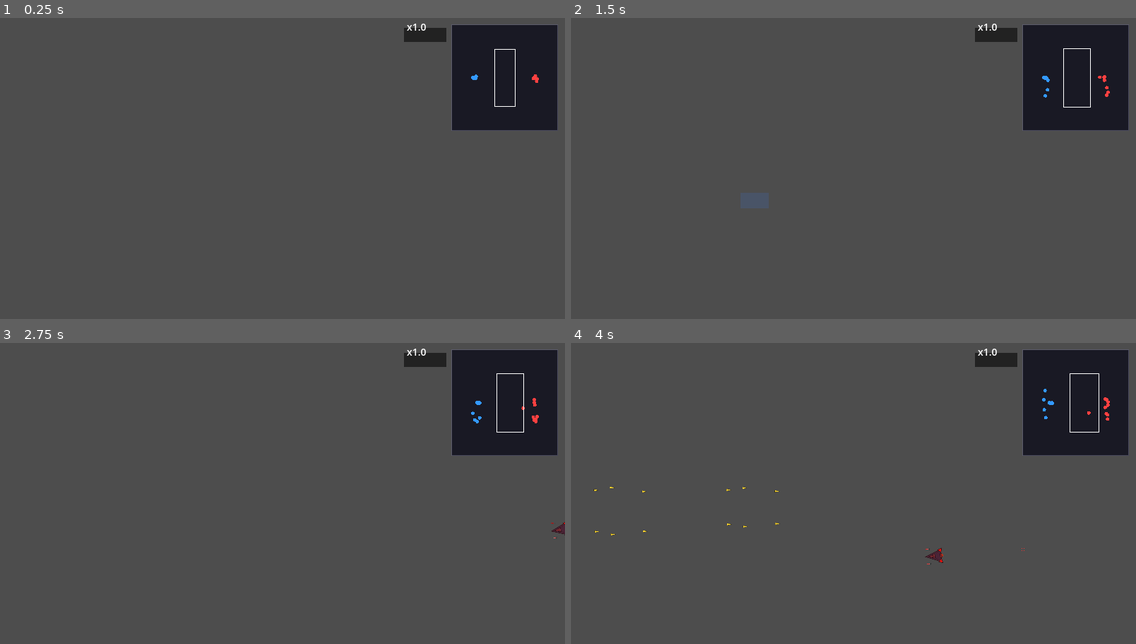
Above: before the commit, frames 1-4 (two rows, left to right).
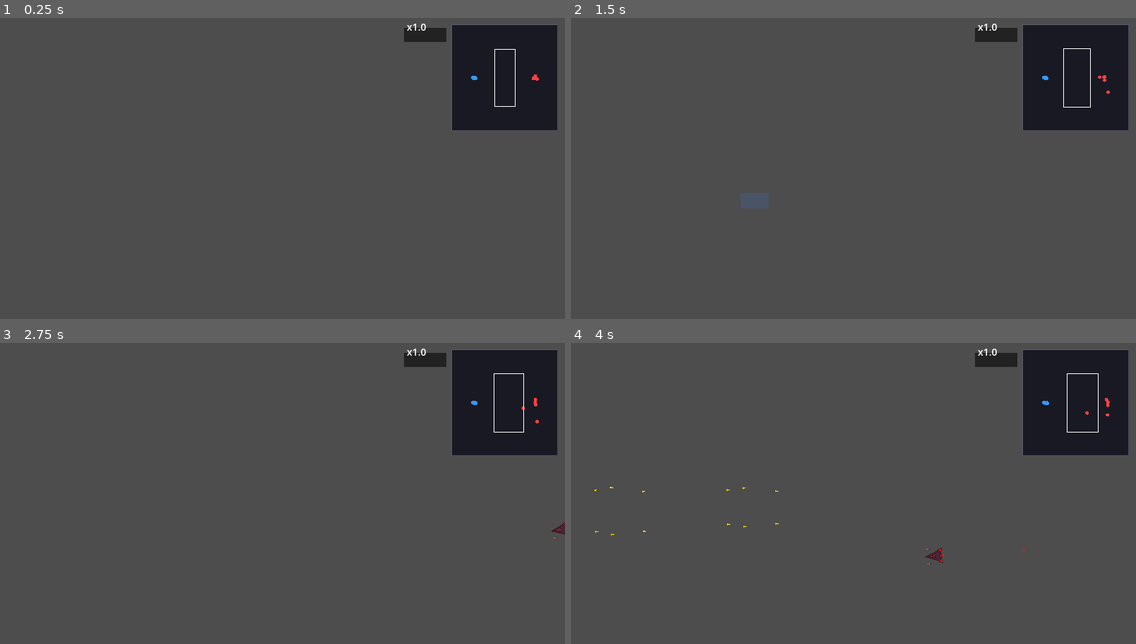
Above: after the commit, the same moments.

Repository: ZhanXuzhao/SpaceRTS
Game: Godot game, scene res://scenes/main.tscn
Same seed, same stepped clock (60 frames per second), same inputs: the game is played once before the commit and once after it.
Inputs (mouse positions are in pixels of both pictures, inside the frame that each line leads up to):
- Up to frame 1 (0.25 s): no input
- Up to frame 2 (1.5 s): tap Enter at 0.5 s; move the mouse to (977, 159) at 0.52 s; hold W 0.53-1.25 s; tap R at 0.6 s; click (977, 159) at 0.67 s; drag from (740, 192) to (825, 240) at 1.27 s
- Up to frame 3 (2.75 s): move the mouse to (339, 433) at 2.02 s; hold W from 2.03 s (still down); tap H at 2.1 s
- Up to frame 4 (4 s): release W at 2.75 s; drag from (825, 565) to (684, 454) at 2.77 s; move the mouse to (1023, 550) at 3.52 s; hold A from 3.53 s (still down); tap G at 3.6 s

The runs differ from the first frame. In frame 1, less than 0.1% of the frame differs, in the area x 84-96%, y 18-22%; in frame 2, less than 0.1%; in frame 3, 0.1%; in frame 4, 0.2%, in the area x 83-96%, y 10-30%.

Commit message:
fix: 为 _units 遍历添加 is_instance_valid 保护，防止访问已释放对象导致崩溃
- 每帧 _process 中过滤 _units 清理已释放引用
- _find_enemy_at_world / _find_unit_at_world 加有效性检查
- _apply_selection 单击/双击/框选 三处加保护
- Ctrl+A 全选加保护
- 新增 .vscode/launch.json 以支持 F5 启动 Godot

Diff:
--- a/scripts/main.gd
+++ b/scripts/main.gd
@@ -116,6 +116,9 @@
 					_overlay.show(); _overlay.build_menu()
 		return
 	_check_game_over()
+
+	# 清理已释放的单位引用
+	_units = _units.filter(func(u): return is_instance_valid(u))
 
 	# ---- AI 控制器（红队自动攻击蓝队） ----
 	for unit in _units:
@@ -272,6 +275,8 @@
 		elif event.keycode == KEY_A and event.ctrl_pressed and not event.echo:
 			_clear_selection()
 			for unit in _units:
+				if not is_instance_valid(unit):
+					continue
 				if unit.team == Unit.Team.BLUE and unit.hull > 0:
 					unit.is_selected = true
 					_selected_units.append(unit)
@@ -449,8 +454,9 @@
 func _handle_right_click(screen_pos: Vector2) -> void:
 	var world_pos = _screen_to_world(screen_pos)
 	# 不能控制敌方单位
+	_selected_units = _selected_units.filter(func(u): return is_instance_valid(u) and u.hull > 0)
 	for u in _selected_units:
-		if u.team != Unit.Team.BLUE:
+		if not is_instance_valid(u) or u.hull <= 0 or u.team != Unit.Team.BLUE:
 			return
 	var enemy = _find_enemy_at_world(world_pos)
 	for unit in _selected_units:
@@ -479,7 +485,7 @@
 
 func _find_unit_at_world(world_pos: Vector2) -> Unit:
 	for unit in _units:
-		if unit.hull <= 0:
+		if not is_instance_valid(unit) or unit.hull <= 0:
 			continue
 		var size = unit.collision_shape.shape.size
 		var half = size / 2
@@ -491,7 +497,7 @@
 
 func _find_enemy_at_world(world_pos: Vector2) -> Unit:
 	for unit in _units:
-		if unit.team != Unit.Team.RED:
+		if not is_instance_valid(unit) or unit.team != Unit.Team.RED:
 			continue
 		if unit.hull <= 0:
 			continue
@@ -588,7 +594,7 @@
 	if drag_rect.size.length() < 10.0:
 		var click_world = _drag_start
 		for unit in _units:
-			if unit.hull <= 0:
+			if not is_instance_valid(unit) or unit.hull <= 0:
 				continue
 			var size = unit.collision_shape.shape.size
 			var half = size / 2
@@ -599,6 +605,8 @@
 				if unit == _last_clicked_unit and (now - _last_click_time) < DOUBLE_CLICK_TIME:
 					_clear_selection()
 					for u in _units:
+						if not is_instance_valid(u):
+							continue
 						if u.team == Unit.Team.BLUE and u.class_type == unit.class_type:
 							u.is_selected = true
 							_selected_units.append(u)
@@ -613,7 +621,7 @@
 		return
 
 	for unit in _units:
-		if unit.team != Unit.Team.BLUE:
+		if not is_instance_valid(unit) or unit.team != Unit.Team.BLUE:
 			continue
 		if drag_rect.has_point(unit.global_position):
 			if not unit.is_selected:
